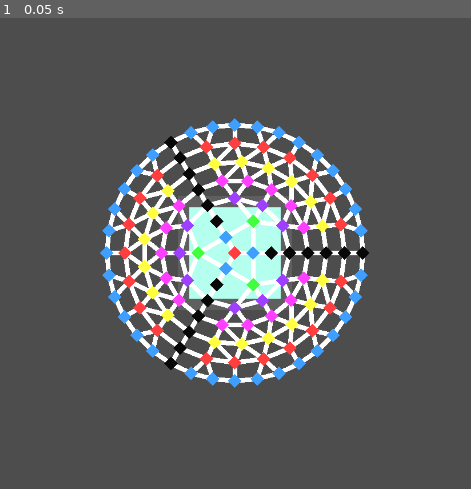
Above: before the commit, frame 1.
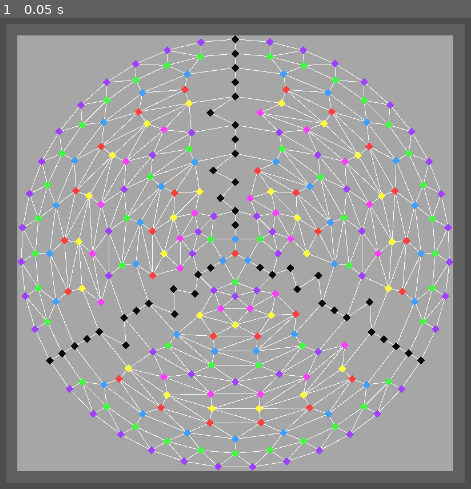
Above: after the commit, the same moment.

Repository: Pe3Hu/haerenga
Game: Godot game, scene res://scene/0/game.tscn
The game is run twice, just before and just after one commit, with the same random seed, the same clock (stepped at 60 frames per second) and the same inputs.
Inputs:
- Up to frame 1 (0.05 s): no input

The runs differ from the first frame. In frame 1, 85% of the frame differs, in the area x 3-97%, y 3-97%.

Commit message:
update version 0.0011
1. added removal of unnecessary lift Door

Diff:
--- a/scene/1/door.gd
+++ b/scene/1/door.gd
@@ -4,14 +4,31 @@
 
 var maze = null
 var rooms = null
+var type = null
+var index = null
 
 
 func set_attributes(input_: Dictionary) -> void:
 	maze = input_.maze
 	rooms = input_.rooms
+	type = input_.type
+	index = Global.num.index.door
+	Global.num.index.door += 1
+	connect_rooms()
 
-	rooms.front().doors[rooms.back()] = self
-	rooms.back().doors[rooms.front()] = self
+
+
+func connect_rooms() -> void:
+	rooms.front().doors[self] = rooms.back()
+	rooms.back().doors[self] = rooms.front()
 
 	for room in rooms:
 		add_point(room.position)
+
+
+func collapse() -> void:
+	rooms.front().doors.erase(self)
+	rooms.back().doors.erase(self)
+
+	maze.doors.remove_child(self)
+	#queue_free()
--- a/scene/1/door.tscn
+++ b/scene/1/door.tscn
@@ -3,5 +3,5 @@
 [ext_resource type="Script" path="res://scene/1/door.gd" id="1_hv8ku"]
 
 [node name="Door" type="Line2D"]
-width = 8.0
+width = 1.0
 script = ExtResource("1_hv8ku")
--- a/scene/1/maze.gd
+++ b/scene/1/maze.gd
@@ -7,6 +7,7 @@
 var rings = {}
 var shift = false
 var complete = false
+var equals = {}
 
 
 func _ready() -> void:
@@ -21,13 +22,22 @@
 	add_ring("triple", false)
 	add_ring("single", true)
 	add_ring("triple", true)
-	#add_ring("single", true)
-#	add_ring("trapeze", true)
+	add_ring("equal", true)
+	add_ring("equal", true)
+	add_ring("equal", true)
+	add_ring("single", true)
+	add_ring("equal", true)
+	add_ring("single", true)
+	add_ring("equal", true)
+	add_ring("single", true)
+	add_ring("equal", true)
+	add_ring("single", true)
 #	add_ring("equal", true)
-#	add_ring("trapeze", true)
 #	add_ring("equal", true)
 #	add_ring("single", true)
 #	add_ring("single", true)
+#	add_ring("equal", true)
+#	add_ring("trapeze", true)
 #	add_ring("double", true)
 
 #		var n = rings.type.size() - 1
@@ -42,6 +52,7 @@
 		if Global.num.ring.segment < rings.room.back().size() / 3 - 1:
 			complete = true
 
+	update_doors()
 	update_size()
 	#print(rings.room.back().size() / 3 - 1)
 
@@ -67,6 +78,11 @@
 			"equal":
 				childs = parents
 				shift = !shift
+
+				if rings.type.back() == "equal":
+					equals[equals.keys().back()].append(rings.type.size())
+				else:
+					equals[rings.type.size()] = [rings.type.size()]
 			"trapeze":
 				if parents % 2 == 1:
 					childs = (parents / 2) * 3 + 2
@@ -85,7 +101,7 @@
 	angle.step = PI * 2 / n
 
 	for _j in n:
-		angle.current = angle.step * _j# - PI / 2
+		angle.current = angle.step * _j - PI / 2
 
 		if type_ == "equal":
 			var sign = -1
@@ -111,8 +127,8 @@
 		rings.room.append([])
 		rings.type.append(null)
 
-	input.position = size * 0.5
-	input.position += Vector2().from_angle(angle_) * Global.num.ring.r * input.ring
+	#input.position = size * 0.5
+	input.position = Vector2().from_angle(angle_) * Global.num.ring.r * input.ring
 	input.order = rings.room[input.ring].size()
 	input.backdoor = false
 
@@ -139,32 +155,55 @@
 		#connect backdoor
 		var a = parents[_i * segment.parent]
 		var b = childs[_i * segment.child]
-		connect_rooms(a, b)
-
-		#connect letter
-		if rings.type[n] == "equal" and rings.type[n - 1] == "equal":
-			var m = n
-
-			while rings.type[m] == "equal":
-				m -= 1
-
-			m -= n
-			m = abs(m) - 2
-			segment.elder = rings.room[n - 2].size() / 3
-			index.elder = _i * segment.elder
-			index.child = _i * segment.child
-
-			if m % 2 == 0:
-				index.elder += segment.elder - 1
-				index.child += segment.child - 1
-			else:
+		connect_rooms(a, b, "backdoor")
+
+		#connect lift
+		if rings.type[n - 1] == "equal":# and type_ != "triple":
+			var indexs = [0, 1]
+
+
+			if type_ == "single":
+				var m = 0
+
+				for equal in equals:
+					m += equals[equal].size()
+
+				if m % 2 == 0:
+					indexs = []
+#			var m = segment.child - segment.parent + n + equals.keys().size() + 1
+#
+#			if type_ != "equal":
+#				m += 1
+#			else:
+#				for equal in equals:
+#					m += equals[equal].size()
+
+			#if shift:
+			#	m += 1
+
+			#if equals.keys().size() > 1:
+			#	m += equals.keys().size() #equals[equals.keys().back()].size() +
+
+#			if _i == 0:
+#				print([n, equals, m, type_])
+
+
+			for index_ in indexs:
 				segment.elder = rings.room[n - 2].size() / 3
-				index.elder += 1
-				index.child += 1
-
-			a = rings.room[n - 2][index.elder]
-			b = childs[index.child]
-			connect_rooms(a, b)
+				index.elder = _i * segment.elder
+				index.child = _i * segment.child
+
+				if index_ % 2 == 0:
+					index.elder += segment.elder - 1
+					index.child += segment.child - 1
+				else:
+					segment.elder = rings.room[n - 2].size() / 3
+					index.elder += 1
+					index.child += 1
+
+				a = rings.room[n - 2][index.elder]
+				b = childs[index.child]
+				connect_rooms(a, b, "lift")
 
 
 		#connect segment
@@ -174,7 +213,7 @@
 				index.child = _i * segment.child  + 1
 				a = parents[index.parent]
 				b = childs[index.child]
-				connect_rooms(a, b)
+				connect_rooms(a, b, "floor")
 		else:
 			for _j in segment.parent - 1:
 				index.parent = _i * segment.parent + _j + 1
@@ -185,29 +224,29 @@
 							for _k in k:
 								index.child = _i * segment.child + _j + _k + 1
 								b = childs[index.child]
-								connect_rooms(a, b)
+								connect_rooms(a, b, "letter")
 					"double":
 						for _k in k:
 							index.child =  _i * segment.child + _j * k + _k + 1
 							b = childs[index.child]
-							connect_rooms(a, b)
+							connect_rooms(a, b, "letter")
 					"triple":
 						k = 3
 
 						for _k in k:
 							index.child =  _i * segment.child + _j * k + _k + 1
 							b = childs[index.child]
-							connect_rooms(a, b)
+							connect_rooms(a, b, "letter")
 					"trapeze":
 						if _j % 2 == 1:
 							index.child = _i * segment.child + (_j / 2 + 1) * (k + 1)
 							b = childs[index.child]
-							connect_rooms(a, b)
+							connect_rooms(a, b, "letter")
 						else:
 							for _k in k:
 								index.child = _i * segment.child + (_j / 2) * (k + 1) + _k + 1
 								b = childs[index.child]
-								connect_rooms(a, b)
+								connect_rooms(a, b, "letter")
 					"equal":
 						for _k in k:
 							index.child = (_i * segment.child + _j + _k) % childs.size()
@@ -218,7 +257,7 @@
 							b = childs[index.child]
 
 							if !b.backdoor:
-								connect_rooms(a, b)
+								connect_rooms(a, b, "letter")
 
 	#connect ring
 	if n > 2:
@@ -227,13 +266,14 @@
 			var b = childs[(_i + 1) % childs.size()]
 
 			if !(type_ == "equal" and (a.backdoor or b.backdoor)):
-				connect_rooms(a, b)
-
-
-func connect_rooms(a_: Polygon2D, b_: Polygon2D) -> void:
+				connect_rooms(a, b, "floor")
+
+
+func connect_rooms(a_: Polygon2D, b_: Polygon2D, type_: String) -> void:
 	if !a_.doors.has(b_):
 		var input = {}
 		input.maze = self
+		input.type = type_
 		input.rooms = [a_, b_]
 		var door = Global.scene.door.instantiate()
 		doors.add_child(door)
@@ -244,7 +284,46 @@
 		b_.paint_white()
 
 
+func update_doors() -> void:
+	for room in rooms.get_children():
+		for door in room.doors:
+			if door.type == "lift":
+				for room_door in room.doors:
+					if door != null:
+						var neighbor_room = room.doors[room_door]
+
+						for neighbor_door in neighbor_room.doors:
+							var vertexs = [door.get_points(), []]
+
+							for vertex in neighbor_door.get_points():
+								if !vertexs[0].has(vertex):
+									vertexs[1].append(vertex)
+
+							if vertexs[1].size() == 2:
+								if Global.check_lines_intersection(vertexs):
+									door.collapse()
+									door = null
+									break
+
+	return
+
+
 func update_size() -> void:
 	var corners = {}
-	corners.leftop = Vector2()
+	corners.leftop = Vector2(rooms.get_child(0).position)
 	corners.rightbot = Vector2()
+
+	for room in rooms.get_children():
+		corners.leftop.x = min(room.position.x, corners.leftop.x)
+		corners.leftop.y = min(room.position.x, corners.leftop.y)
+		corners.rightbot.x = max(room.position.x, corners.rightbot.x)
+		corners.rightbot.y = max(room.position.x, corners.rightbot.y)
+
+	corners.leftop.x -= get("theme_override_constants/margin_left")
+	corners.leftop.y -= get("theme_override_constants/margin_top")
+	corners.rightbot.x += get("theme_override_constants/margin_right")
+	corners.rightbot.y += get("theme_override_constants/margin_bottom")
+
+	custom_minimum_size = corners.rightbot - corners.leftop + Vector2.ONE * (Global.num.room.r * 2)# * 2
+	doors.position += custom_minimum_size * 0.5
+	rooms.position += custom_minimum_size * 0.5
--- a/scene/1/maze.tscn
+++ b/scene/1/maze.tscn
@@ -17,7 +17,7 @@
 
 [node name="BG" type="ColorRect" parent="."]
 layout_mode = 2
-color = Color(0.709804, 1, 0.937255, 1)
+color = Color(0.65098, 0.65098, 0.65098, 1)
 
 [node name="Doors" type="Node2D" parent="."]
 
--- a/scene/1/room.gd
+++ b/scene/1/room.gd
@@ -5,6 +5,7 @@
 var ring = null
 var backdoor = null
 var order = null
+var index = null
 var doors = {}
 
 
@@ -14,6 +15,8 @@
 	ring = input_.ring
 	backdoor = input_.backdoor
 	position = input_.position
+	index = Global.num.index.room
+	Global.num.index.room += 1
 
 
 	maze.rings.room[ring].append(self)
--- a/script/Global.gd
+++ b/script/Global.gd
@@ -34,14 +34,15 @@
 
 func init_num() -> void:
 	num.index = {}
-	num.index.servant = 0
+	num.index.room = 0
+	num.index.door = 0
 
 	num.ring = {}
-	num.ring.r = 32
-	num.ring.segment = 9
+	num.ring.r = 25
+	num.ring.segment = 11#9
 
 	num.room = {}
-	num.room.r = 12
+	num.room.r = 7
 
 
 func init_dict() -> void:
@@ -179,3 +180,33 @@
 
 	print("!bug! index_r error in get_random_key func")
 	return null
+
+
+func check_lines_intersection(lines_: Array) -> bool:
+	var intersection = get_lines_intersection(lines_)
+	if intersection != null:
+		return check_point_inside_rect(intersection, lines_[0]) and check_point_inside_rect(intersection, lines_[1])
+	else:
+		return true
+
+
+func get_lines_intersection(lines_: Array) -> Variant:
+	var a = lines_[0][0]
+	var b = lines_[0][1]
+	var c = lines_[1][0]
+	var d = lines_[1][1]
+
+	var dir_a = b - a
+	var dir_c = d - c
+	var vertex = Geometry2D.line_intersects_line(a, dir_a, c, dir_c)
+	return vertex
+
+
+func check_point_inside_rect(point_: Vector2, rect_: Array) -> bool:
+	var min = Vector2()
+	min.x = min(rect_.front().x, rect_.back().x)
+	min.y = min(rect_.front().y, rect_.back().y)
+	var max = Vector2()
+	max.x = max(rect_.front().x, rect_.back().x)
+	max.y = max(rect_.front().y, rect_.back().y)
+	return point_.x >= min.x and point_.x <= max.x and point_.y >= min.y and point_.y <= max.y
